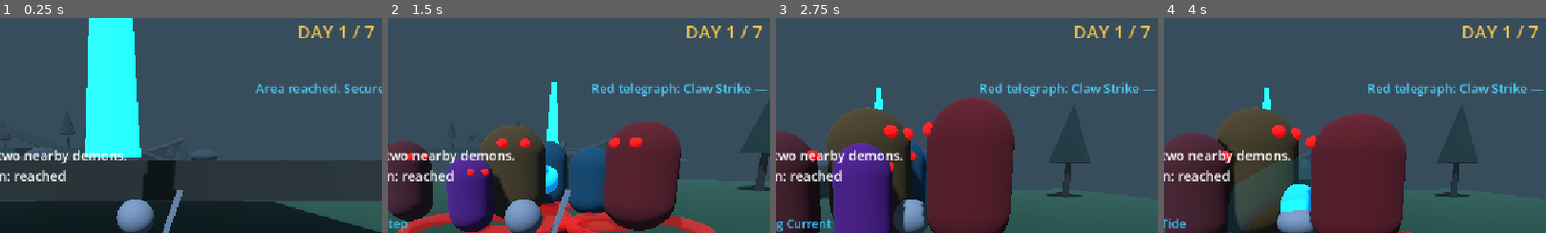
Above: before the commit, frames 1-4 (left to right).
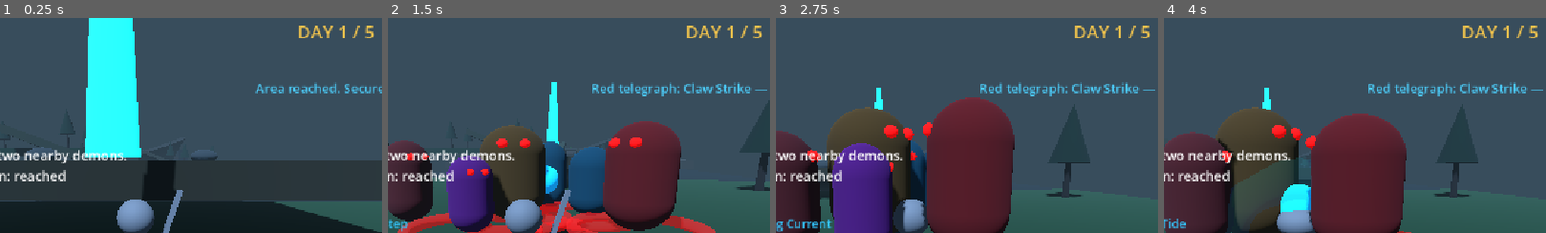
Above: after the commit, the same moments.

Repository: pranav-5412/Demon-Blade
Game: Godot game, scene res://tests/final_selection_automatic_test.tscn
The game is run twice, just before and just after one commit, with the same random seed, the same clock (stepped at 60 frames per second) and the same inputs. This scene is started directly instead of the project's main scene.
Inputs (mouse positions are % of the whole screen's width and height, from its top left):
- Up to frame 1 (0.25 s): no input
- Up to frame 2 (1.5 s): tap Enter at 0.5 s; move the mouse to (55, 50) at 0.52 s; hold E (interact) 0.53-1.28 s; hold W (move_forward) from 0.53 s (still down); tap Space (jump) at 0.77 s; move the mouse to (45, 50) at 1.27 s; tap 1 (ability_1) at 1.35 s
- Up to frame 3 (2.75 s): keep holding W (move_forward); tap Space (jump) at 1.52 s; tap E (interact) at 1.55 s; move the mouse to (52, 48) at 2.02 s; hold E (interact) from 2.03 s (still down); tap 2 (ability_2) at 2.1 s
- Up to frame 4 (4 s): keep holding W (move_forward); move the mouse to (49, 52) at 2.77 s; release E (interact) at 2.78 s; tap 3 (ability_3) at 2.85 s; tap Space (jump) at 3.02, 3.77 s; tap E (interact) at 3.05 s; move the mouse to (57, 51) at 3.52 s; hold E (interact) from 3.53 s (still down); tap 4 (ability_4) at 3.6 s
The pictures show only the part of the screen within x 32-82%, y 4-54%; the shares and areas given below are measured in that part.

The runs differ from the first frame. In frame 1, 0.1% of the frame differs, in the area x 95-98%, y 3-10%; in frame 2, 0.1%; in frame 3, 0.1%; in frame 4, 0.1%.

Commit message:
Condense Final Selection to five days

Diff:
--- a/scenes/episode_01/final_selection.gd
+++ b/scenes/episode_01/final_selection.gd
@@ -4,6 +4,7 @@
 
 const FINAL_SELECTION_SCENE := "res://scenes/episode_01/final_selection.tscn"
 const DEMON_SCRIPT := preload("res://combat/demon_enemy.gd")
+const TOTAL_DAYS := 5
 const HEALTH_REGEN_DELAY := 5.0
 const HEALTH_REGEN_PER_SECOND := 1.5
 
@@ -11,24 +12,20 @@
 	1: {"kills": 2, "marker": Vector3(0, 1, 0), "objective": "Learn the forest routes and defeat two nearby demons.", "enemies": ["standard", "standard"]},
 	2: {"kills": 3, "marker": Vector3(0, 3, -28), "objective": "Cross the rocky pass and clear its ambush.", "enemies": ["standard", "standard", "fast"]},
 	3: {"kills": 4, "marker": Vector3(-20, 5, -53), "objective": "Enter the deep forest and survive the fast hunters.", "enemies": ["fast", "fast", "standard", "ranged"]},
-	4: {"kills": 4, "marker": Vector3(0, 1, -80), "objective": "Descend into the valley and silence the ranged demons.", "enemies": ["ranged", "ranged", "brute", "standard"]},
-	5: {"kills": 4, "marker": Vector3(22, 2, -103), "objective": "Investigate the abandoned camp and defeat the elite.", "enemies": ["elite", "brute", "fast", "standard"]},
-	6: {"kills": 6, "marker": Vector3(0, 7, -130), "objective": "Reach the high ridge through the most dangerous night.", "enemies": ["elite", "brute", "ranged", "fast", "standard", "standard"]},
-	7: {"kills": 0, "marker": Vector3(0, 4, -158), "objective": "Enter the sealed region and defeat the mountain demon.", "enemies": []},
+	4: {"kills": 5, "marker": Vector3(22, 2, -103), "objective": "Descend through the valley, investigate the abandoned camp, and defeat the elite.", "enemies": ["elite", "ranged", "brute", "fast", "standard"]},
+	5: {"kills": 0, "marker": Vector3(0, 4, -158), "objective": "Cross the high ridge, enter the sealed region, and defeat the mountain demon.", "enemies": []},
 }
 
 const DAY_SPAWNS := {
 	1: [Vector3(-7, 1, 4), Vector3(8, 1, -1)],
 	2: [Vector3(-6, 3, -22), Vector3(6, 3, -29), Vector3(0, 3, -35)],
 	3: [Vector3(-27, 5, -46), Vector3(-14, 5, -50), Vector3(-24, 5, -59), Vector3(-10, 5, -58)],
-	4: [Vector3(-9, 1, -74), Vector3(10, 1, -75), Vector3(-6, 1, -86), Vector3(7, 1, -88)],
-	5: [Vector3(17, 2, -96), Vector3(27, 2, -99), Vector3(18, 2, -110), Vector3(28, 2, -108)],
-	6: [Vector3(-9, 7, -123), Vector3(8, 7, -124), Vector3(-6, 7, -134), Vector3(7, 7, -137), Vector3(0, 7, -141), Vector3(11, 7, -131)],
+	4: [Vector3(-9, 1, -74), Vector3(10, 1, -82), Vector3(17, 2, -96), Vector3(27, 2, -103), Vector3(20, 2, -110)],
 }
 
 const DAY_CHECKPOINTS := {
 	1: Vector3(0, 1, 22), 2: Vector3(0, 3, -16), 3: Vector3(-20, 5, -42),
-	4: Vector3(0, 1, -68), 5: Vector3(22, 2, -92), 6: Vector3(0, 7, -118), 7: Vector3(0, 4, -146),
+	4: Vector3(0, 1, -68), 5: Vector3(0, 4, -146),
 }
 
 @onready var player: ThirdPersonPlayer = $Player
@@ -73,7 +70,7 @@
 	data.chapter = maxi(data.chapter, 7)
 	data.current_scene = FINAL_SELECTION_SCENE
 	data.story_flags["final_selection_started"] = true
-	current_day = clampi(int(data.story_flags.get("final_selection_day", 1)), 1, 7)
+	current_day = clampi(int(data.story_flags.get("final_selection_day", 1)), 1, TOTAL_DAYS)
 	if bool(data.story_flags.get("final_selection_completed", false)):
 		_show_completed_state()
 		return
@@ -98,11 +95,11 @@
 		marker_reached = true
 		_show_feedback("Area reached. Secure the remaining threats.")
 		_update_objective()
-	if current_day < 7:
+	if current_day < TOTAL_DAYS:
 		_check_day_complete()
 	elif marker_reached and not boss_started:
 		_spawn_boss()
-	interaction_label.visible = current_day in [3, 5, 6] and not recovery_used_today and player.global_position.distance_to(_camp_position_for_day()) <= 3.5
+	interaction_label.visible = current_day in [3, 4] and not recovery_used_today and player.global_position.distance_to(_camp_position_for_day()) <= 3.5
 
 func _configure_player() -> void:
 	combat.set_combat_enabled(true)
@@ -126,7 +123,7 @@
 	day_transitioning = true
 	player.set_controls_enabled(false)
 	combat.set_combat_enabled(false)
-	title_label.text = "FINAL SELECTION\nSurvive for 7 days."
+	title_label.text = "FINAL SELECTION\nSurvive for 5 days."
 	title_label.visible = true
 	await get_tree().create_timer(2.6).timeout
 	title_label.visible = false
@@ -144,14 +141,14 @@
 	boss_started = false
 	_clear_enemies()
 	_apply_day_atmosphere(day)
-	day_label.text = "DAY %d / 7" % day
+	day_label.text = "DAY %d / %d" % [day, TOTAL_DAYS]
 	_create_objective_marker(DAY_CONFIG[day].marker)
 	if restoring:
 		player.global_position = _saved_or_checkpoint_position(day)
 	else:
 		player.global_position = DAY_CHECKPOINTS[day]
 	player.velocity = Vector3.ZERO
-	if day < 7:
+	if day < TOTAL_DAYS:
 		_spawn_day_enemies(day)
 	else:
 		_show_feedback("The boss region has opened. Follow the crimson path.")
@@ -190,7 +187,7 @@
 	boss_bar.value = boss.combatant.current_health
 	objective_label.text = "OBJECTIVE\nDefeat the Hollow Peak Demon."
 	GameManager.save_data.story_flags["final_selection_boss_started"] = true
-	GameManager.save_data.player_position = DAY_CHECKPOINTS[7]
+	GameManager.save_data.player_position = DAY_CHECKPOINTS[TOTAL_DAYS]
 	SaveManager.save_checkpoint()
 	_show_feedback("Its slam, sweep, charge, and shockwave all have red telegraphs.")
 
@@ -213,7 +210,7 @@
 	sound_hook_requested.emit(&"demon_attack_hit")
 
 func _check_day_complete() -> void:
-	if day_transitioning or current_day >= 7:
+	if day_transitioning or current_day >= TOTAL_DAYS:
 		return
 	var required := int(DAY_CONFIG[current_day].kills)
 	if marker_reached and kills_this_day >= required:
@@ -274,7 +271,7 @@
 	player.set_controls_enabled(false)
 	GameManager.save_data.story_flags["final_selection_boss_defeated"] = true
 	GameManager.save_data.story_flags["final_selection_completed"] = true
-	GameManager.save_data.story_flags["final_selection_day"] = 7
+	GameManager.save_data.story_flags["final_selection_day"] = TOTAL_DAYS
 	GameManager.save_data.story_flags["final_selection_objective"] = "Choose your sword material."
 	GameManager.save_data.chapter = 8
 	SaveManager.save_checkpoint()
@@ -290,19 +287,19 @@
 	day_transitioning = false
 
 func _show_completed_state() -> void:
-	current_day = 7
-	day_label.text = "DAY 7 / 7"
+	current_day = TOTAL_DAYS
+	day_label.text = "DAY %d / %d" % [TOTAL_DAYS, TOTAL_DAYS]
 	objective_label.text = "OBJECTIVE\nChoose your sword material."
 	feedback_label.text = "FINAL SELECTION COMPLETE\nSword material selection has not begun."
 	feedback_label.visible = true
 	boss_panel.visible = false
-	player.global_position = DAY_CHECKPOINTS[7]
+	player.global_position = DAY_CHECKPOINTS[TOTAL_DAYS]
 	combat.set_combat_enabled(false)
 
 func _update_objective() -> void:
 	var config: Dictionary = DAY_CONFIG[current_day]
 	var progress := ""
-	if current_day < 7:
+	if current_day < TOTAL_DAYS:
 		progress = "\nDemons defeated: %d / %d • Destination: %s" % [mini(kills_this_day, int(config.kills)), int(config.kills), "reached" if marker_reached else "follow the blue beacon"]
 	else:
 		progress = "\nBoss region: %s" % ("entered" if marker_reached else "follow the crimson beacon")
@@ -317,7 +314,7 @@
 	mesh.bottom_radius = 0.5
 	mesh.height = 5.0
 	var material := StandardMaterial3D.new()
-	material.albedo_color = Color(0.8, 0.08, 0.04) if current_day == 7 else Color(0.05, 0.68, 1.0)
+	material.albedo_color = Color(0.8, 0.08, 0.04) if current_day == TOTAL_DAYS else Color(0.05, 0.68, 1.0)
 	material.emission_enabled = true
 	material.emission = material.albedo_color
 	material.emission_energy_multiplier = 2.5
@@ -408,7 +405,7 @@
 	boss_panel.visible = false
 
 func _camp_position_for_day() -> Vector3:
-	return {3: Vector3(-18, 5, -56), 5: Vector3(22, 2, -102), 6: Vector3(0, 7, -126)}.get(current_day, Vector3(999, 999, 999))
+	return {3: Vector3(-18, 5, -56), 4: Vector3(22, 2, -102)}.get(current_day, Vector3(999, 999, 999))
 
 func _apply_day_atmosphere(day: int) -> void:
 	var darkness := clampf(0.12 + day * 0.045, 0.15, 0.46)
--- a/scenes/episode_01/final_selection.tscn
+++ b/scenes/episode_01/final_selection.tscn
@@ -158,7 +158,7 @@
 offset_right = 1100.0
 theme_override_colors/font_color = Color(0.95, 0.77, 0.3, 1)
 theme_override_font_sizes/font_size = 27
-text = "DAY 1 / 7"
+text = "DAY 1 / 5"
 
 [node name="WanLabel" type="Label" parent="HUD"]
 offset_left = 1120.0
--- a/scenes/episode_01/final_training_challenge.gd
+++ b/scenes/episode_01/final_training_challenge.gd
@@ -384,7 +384,7 @@
 	sequence_busy = true
 	player.set_controls_enabled(false)
 	interaction_label.visible = false
-	await _show_dialogue("Shizu: Follow the wisteria path. Beyond it, seven nights will decide whether your training can keep you alive.", 3.5)
+	await _show_dialogue("Shizu: Follow the wisteria path. Beyond it, five nights will decide whether your training can keep you alive.", 3.5)
 	GameManager.save_data.story_flags["final_selection_started"] = true
 	GameManager.save_data.story_flags["final_selection_day"] = 1
 	GameManager.save_data.current_scene = FINAL_SELECTION_SCENE
--- a/tests/final_selection_automatic_test.gd
+++ b/tests/final_selection_automatic_test.gd
@@ -29,7 +29,7 @@
 	add_child(scene)
 	await get_tree().process_frame
 	_check(scene.current_day == 1, "Day 1 begins")
-	_check(scene.day_label.text == "DAY 1 / 7", "Day counter appears")
+	_check(scene.day_label.text == "DAY 1 / 5", "Day counter appears")
 	_check(scene.active_enemies.size() == 2, "Day 1 controlled spawn count")
 	_check(scene.active_enemies.size() <= 6, "Active enemy cap is respected")
 	_check(scene.get_node("EnvironmentGeometry").get_child_count() >= 20, "Multi-region terrain builds")
@@ -58,7 +58,7 @@
 		_check(enemy.telegraph != null, "%s has attack telegraph" % kinds[index])
 	_check(health_values[0] != health_values[1] and health_values[2] > health_values[0] and health_values[4] > health_values[2], "Archetypes have distinct durability")
 	var spawn_points_grounded := true
-	for day in range(1, 7):
+	for day in range(1, 5):
 		for spawn_position: Vector3 in scene.DAY_SPAWNS[day]:
 			var ray := PhysicsRayQueryParameters3D.create(spawn_position + Vector3(0, 3, 0), spawn_position + Vector3(0, -5, 0))
 			if scene.get_world_3d().direct_space_state.intersect_ray(ray).is_empty():
@@ -101,7 +101,7 @@
 	_check(scene.current_day == 2, "Death restores the current day (actual %d)" % scene.current_day)
 	_check(bool(GameManager.save_data.story_flags.get("final_selection_day_1_completed", false)), "Death preserves completed days")
 	_check(scene.player.global_position.distance_to(scene.DAY_CHECKPOINTS[2]) < 2.0, "Death restores the day checkpoint position (%s)" % scene.player.global_position)
-	scene._start_day(5, false)
+	scene._start_day(4, false)
 	scene.day_transitioning = false
 	scene.player.global_position = scene._camp_position_for_day()
 	scene.player_combatant.current_health = 20.0
@@ -109,12 +109,12 @@
 	scene.interaction_label.visible = true
 	scene._on_player_interact()
 	_check(scene.recovery_used_today and scene.player.health == scene.player.max_health, "Limited recovery point restores health once per day")
-	scene.current_day = 7
-	scene._start_day(7, false)
+	scene.current_day = 5
+	scene._start_day(5, false)
 	scene.marker_reached = true
 	scene._spawn_boss()
 	await get_tree().process_frame
-	_check(is_instance_valid(scene.boss), "Day 7 boss appears")
+	_check(is_instance_valid(scene.boss), "Day 5 boss appears")
 	_check(scene.boss_panel.visible, "Boss health bar appears")
 	_check(scene.boss.archetype == "boss" and scene.boss.combatant.max_health >= 800.0, "Boss is specialized beyond normal enemies")
 	scene.boss.attack_telegraphed.connect(func(_enemy, _attack): boss_telegraphs += 1)
@@ -137,11 +137,11 @@
 	_check(not scene.boss.active and int(scene.boss.state) == 5, "Boss stops attacking after defeat")
 	_check(bool(GameManager.save_data.story_flags.get("final_selection_boss_defeated", false)), "Boss defeat flag saves")
 	_check(bool(GameManager.save_data.story_flags.get("final_selection_completed", false)), "Final Selection completion saves")
-	_check(int(GameManager.save_data.story_flags.get("final_selection_day", 0)) == 7, "Completion preserves Day 7")
+	_check(int(GameManager.save_data.story_flags.get("final_selection_day", 0)) == 5, "Completion preserves Day 5")
 	_check(scene.objective_label.text.contains("Choose your sword material."), "Completion objective is exact")
 	_check(GameManager.save_data.sword_material.is_empty(), "Sword material selection does not begin")
 	_check(SaveManager.has_save(), "Checkpoint file exists")
-	_check(SaveManager.load_save() and int(GameManager.save_data.story_flags.get("final_selection_day", 0)) == 7, "Reload restores progression")
+	_check(SaveManager.load_save() and int(GameManager.save_data.story_flags.get("final_selection_day", 0)) == 5, "Reload restores progression")
 	_check(GameManager.can_autosave() or GameManager.current_state == GameManager.GameState.GAMEPLAY, "Autosave gameplay state remains supported")
 	for path in ["res://scenes/episode_01/chapter_01_last_normal_day.tscn", "res://scenes/episode_01/journey_to_shizu.tscn", "res://scenes/episode_01/shizu_training.tscn", "res://scenes/episode_01/final_training_challenge.tscn"]:
 		_check(ResourceLoader.exists(path) and load(path) != null, "Existing scene still loads: %s" % path.get_file())
